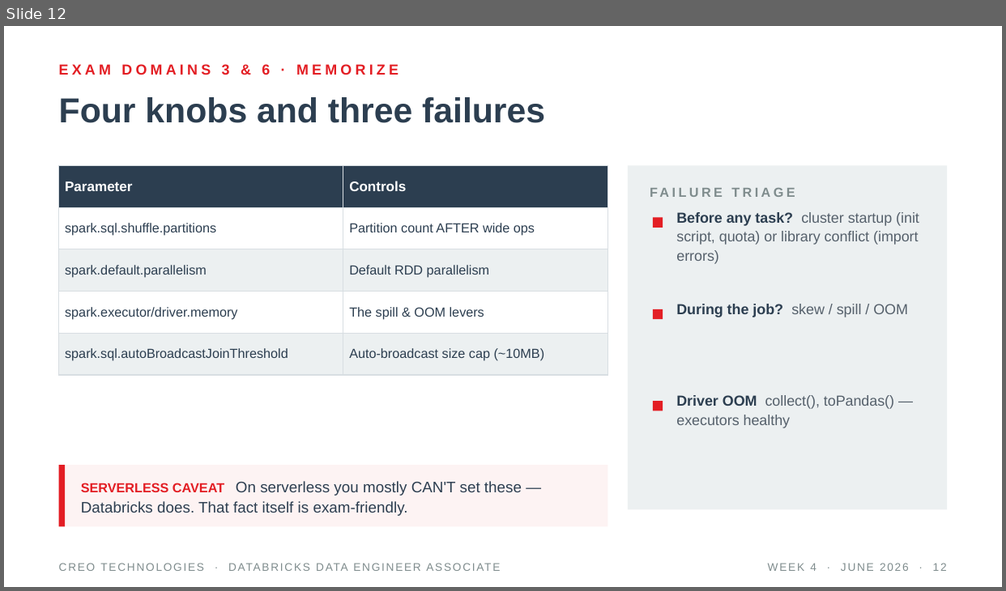
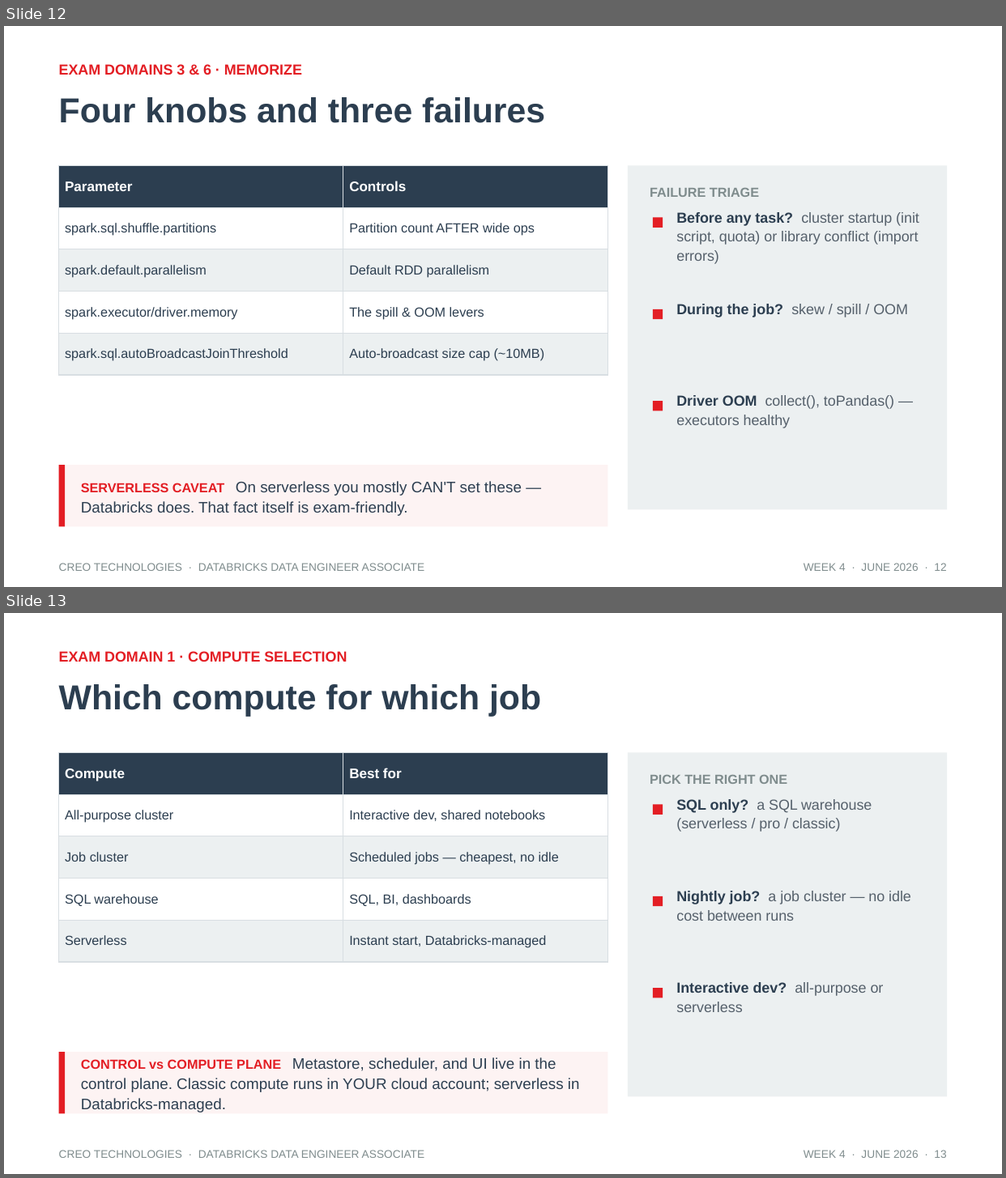
Before and after one commit to tatwan/Databricks_DE_Associate, a slide deck: slides/Week4_Governance_Optimization.pptx. Shown one above the other, each under a label of ours: slide 12 before the commit, slides 12 and 13 after it. The pictures are 1006x591 and 1006x1178 pixels, drawn with LibreOffice and Linux fonts; fonts in the diff are those of the drawing. Boxes give left, top, right and bottom in pixels: in the first picture for what was removed or moved away, otherwise in the second. Text is boxed around its words. In the diff, an @@ line names an element or a change of style, - is before the commit and + after.

```diff
--- a/slides/Week4_Governance_Optimization.pptx
+++ b/slides/Week4_Governance_Optimization.pptx
@@ slide 13 added at (4,613,1002,1174), background #FFFFFF @@
@@ text added at (59,651,347,662), 10.5 pt, text #E31E24, bold @@
+EXAM DOMAIN 1 · COMPUTE SELECTION
@@ text added at (59,684,541,717), 25 pt, text #2C3E50, bold @@
+Which compute for which job
@@ table added at (59,752,607,952), 5 rows, 2 columns @@
+Compute | Best for
+All-purpose cluster | Interactive dev, shared notebooks
+Job cluster | Scheduled jobs — cheapest, no idle
+SQL warehouse | SQL, BI, dashboards
+Serverless | Instant start, Databricks-managed
@@ rectangle added at (628,752,947,1097), fill #ECF0F1 @@
@@ text added at (650,775,787,784), 9.5 pt, text #7F8C8D, bold @@
+PICK THE RIGHT ONE
@@ rectangle added at (653,805,663,815), fill #E31E24 @@
@@ text added at (676,799,872,832), 10.5 pt, text #55606B @@
+SQL only? a SQL warehouse (serverless / pro / classic)
@@ rectangle added at (653,897,663,906), fill #E31E24 @@
@@ text added at (676,891,911,921), 10.5 pt, text #55606B @@
+Nightly job? a job cluster — no idle cost between runs
@@ rectangle added at (653,988,663,999), fill #E31E24 @@
@@ text added at (676,982,884,1012), 10.5 pt, text #55606B @@
+Interactive dev? all-purpose or serverless
@@ rectangle added at (59,1052,607,1114), fill #FDF3F3 @@
@@ rectangle added at (59,1052,65,1114), fill #E31E24 @@
@@ text added at (81,1058,580,1113), 11 pt, text #2C3E50 @@
+CONTROL vs COMPUTE PLANE Metastore, scheduler, and UI live in the control plane. Classic compute runs in YOUR cloud account; serverless in Databricks-managed.
@@ text added at (59,1150,425,1158), 8 pt, text #7F8C8D @@
+CREO TECHNOLOGIES · DATABRICKS DATA ENGINEER ASSOCIATE
@@ text added at (803,1150,946,1158), 8 pt, text #7F8C8D @@
+WEEK 4 · JUNE 2026 · 13
@@ slide 12 changed as well @@
@@ text "EXAM DOMAINS 3 & 6 ..." at (59,64,302,75): letter spacing 2.5 to 0 pt @@
@@ text "FAILURE TRIAGE" at (650,188,759,197): letter spacing 2 to 0 pt @@
@@ text "CREO TECHNOLOGIES · DATABRICKS DATA ..." at (59,563,425,571): letter spacing 1 to 0 pt @@
@@ text "WEEK 4 · JUNE 2026 ..." at (803,563,946,571): letter spacing 1 to 0 pt @@
```
Also in this commit, not shown: 13 other slides changed, 1 other slide added, 2 other files.
